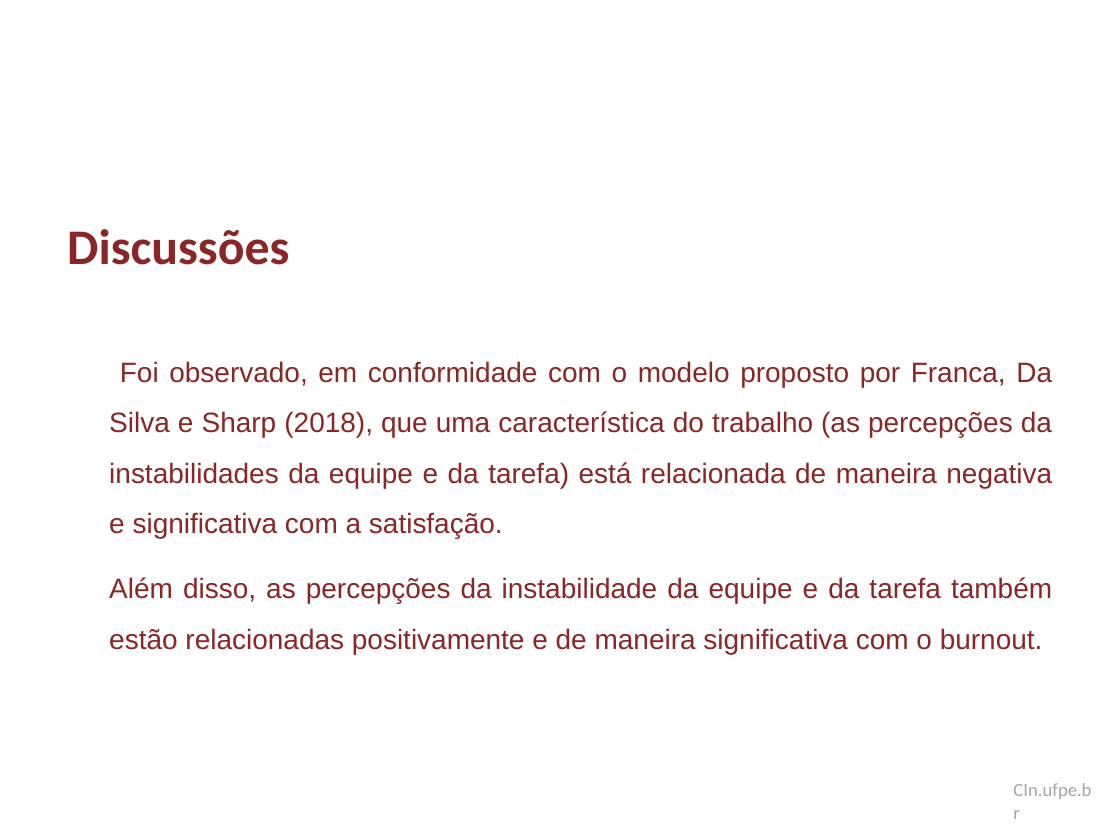
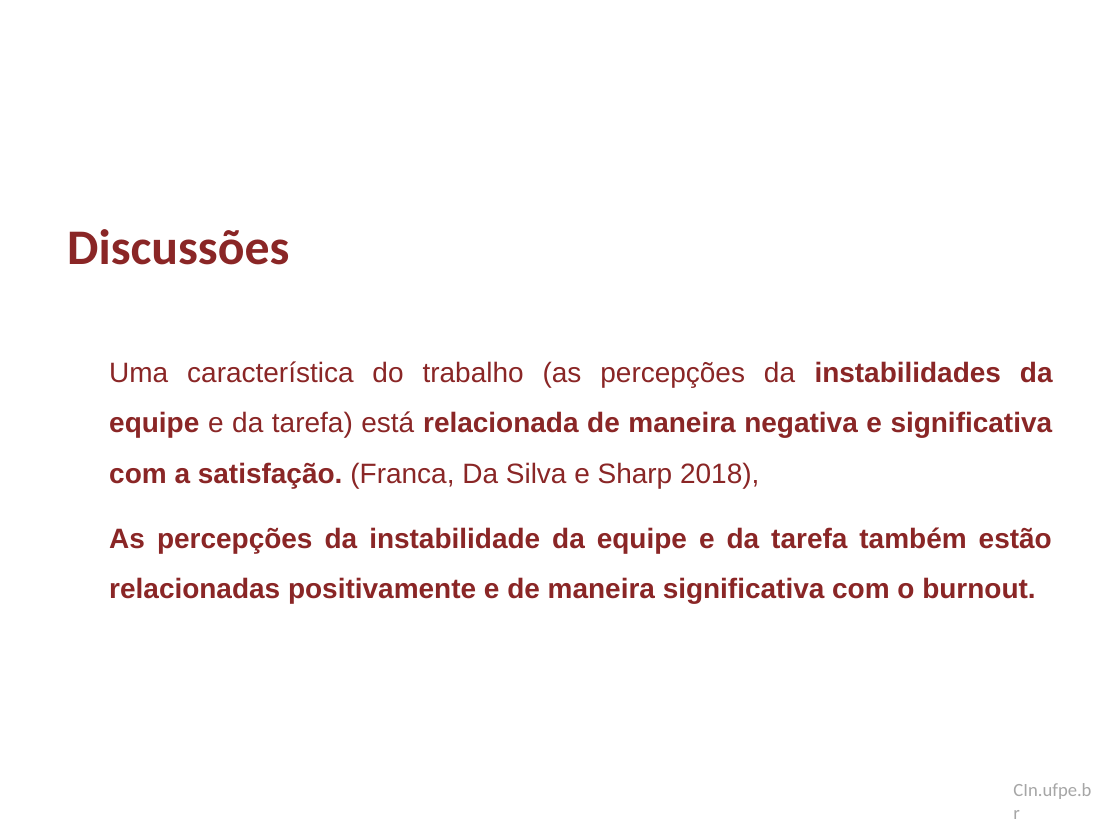
Before and after one commit to dan1lo/doutoradoR, a slide deck: slide 83 of apresentacao doutorado.pptx. Drawn at 1120x840 pixels with LibreOffice and Linux fonts; fonts in the diff are those of the drawing; background and template pictures are left out. Boxes give left, top, right and bottom in pixels: in the first picture for what was removed or moved away, otherwise in the second. Text is boxed around its words. In the diff, an @@ line names an element or a change of style, - is before the commit and + after.

```diff
--- a/apresentacao doutorado.pptx
+++ b/apresentacao doutorado.pptx
@@ text at <box>109,361,1053,603</box>: text changed; bold on @@
-Foi observado, em conformidade com o modelo proposto por Franca, Da Silva e Sharp (2018), que uma característica do trabalho (as percepções da instabilidades da equipe e da tarefa) está relacionada de maneira negativa e significativa com a satisfação.
-Além disso, as percepções da instabilidade da equipe e da tarefa também estão relacionadas positivamente e de maneira significativa com o burnout.
+Uma característica do trabalho (as percepções da instabilidades da equipe e da tarefa) está relacionada de maneira negativa e significativa com a satisfação. (Franca, Da Silva e Sharp 2018),
+As percepções da instabilidade da equipe e da tarefa também estão relacionadas positivamente e de maneira significativa com o burnout.
```
Also in this commit, not shown: 3 other slides changed.
